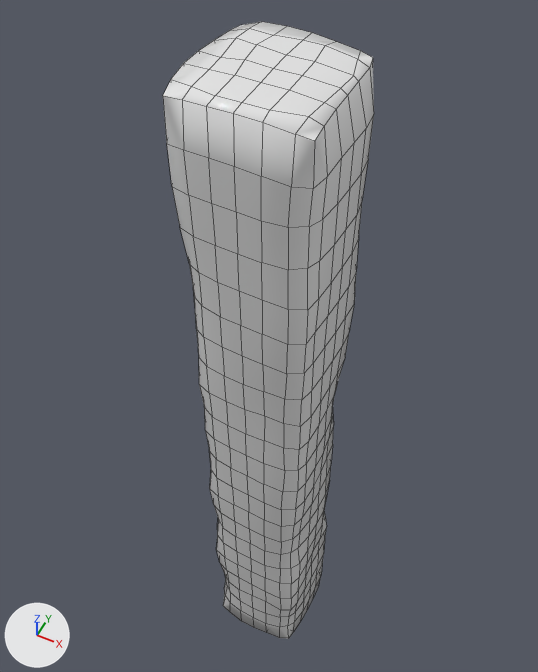
The FBX model Assets/Assets/Game Assets/Indoor kit/Supports/Beams/Beam2.fbx, before and after one commit.
Before and after are seen from a camera (50 mm lens) standing at (1.2, -2.45, 6.5) and looking at (-0.23, 0.4, 2.93). Every picture has the same lights, and +X, +Y and +Z are marked at lower left. Mesh edges are drawn as thin lines. Where no turn or scale is listed for an object, it has been applied to the vertices.

Before the edit, the objects in view are built like this:
```python
me_mesh = bpy.data.meshes.new('Mesh')
me_mesh.from_pydata(...)  # 602 vertices, 600 faces; spans x -0.36..0.36, y -0.37..0.36, z -2.5..2.5
me_mesh.materials.append(mat_01___default)  # its picture is missing
ob_beam_2_low = bpy.data.objects.new('Beam 2 Low', me_mesh)
ob_beam_2_low.location = (0.0, 0.0, 2.517)
```
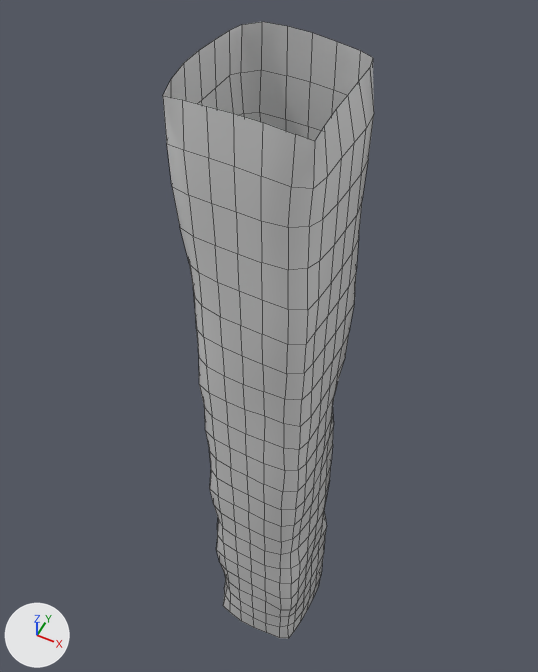
Commit message: Beams updated

Pixel boxes (x1, y1, x2, y2) of what changed, in the pictures (538 x 672 px):
```json
{"part": 1, "of": "me_mesh", "change": "deleted", "before": [163, 22, 373, 141]}
```

The change, as JSON lines over the scene's bpy script:
```json
{"block": "me_mesh", "where": "# used by ob_beam_2_low; location = (0.0, 0.0, 2.517)"}
{"op": "remove", "block": "me_mesh", "code": "me_mesh.from_pydata(...)  # 602 vertices, 600 faces; spans x -0.36..0.36, y -0.37..0.36, z -2.5..2.5"}
{"op": "add", "block": "me_mesh", "code": "me_mesh.from_pydata(...)  # 552 vertices, 528 faces; spans x -0.36..0.36, y -0.37..0.36, z -2.5..2.5"}
{"block": "me_mesh", "change": "me_mesh part 1"}
{"block": "me_mesh", "change": "25 vertices are removed from x -0.26..0.28, y -0.28..0.26, z 2.48..2.5"}
{"block": "me_mesh", "change": "36 faces are deleted"}
```
